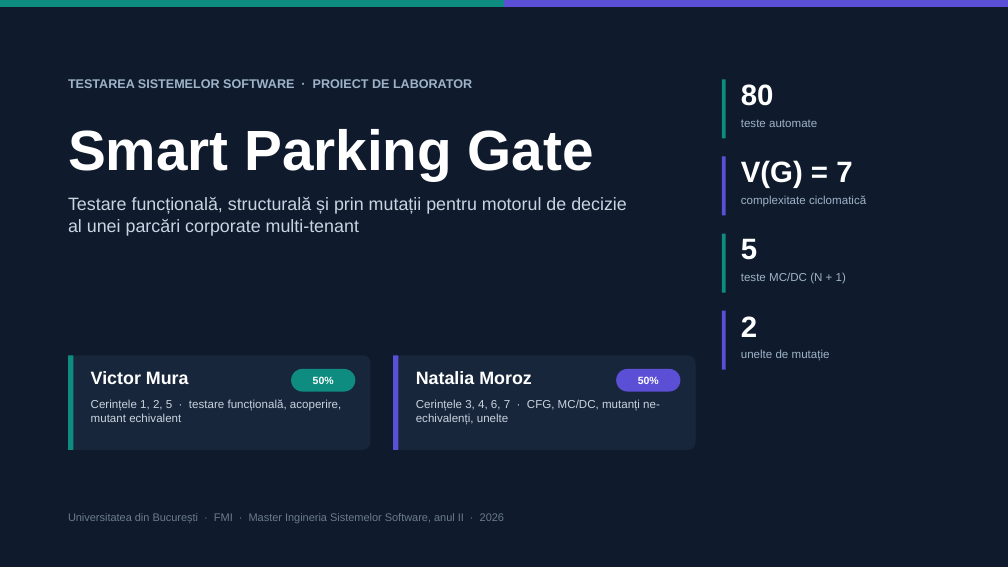
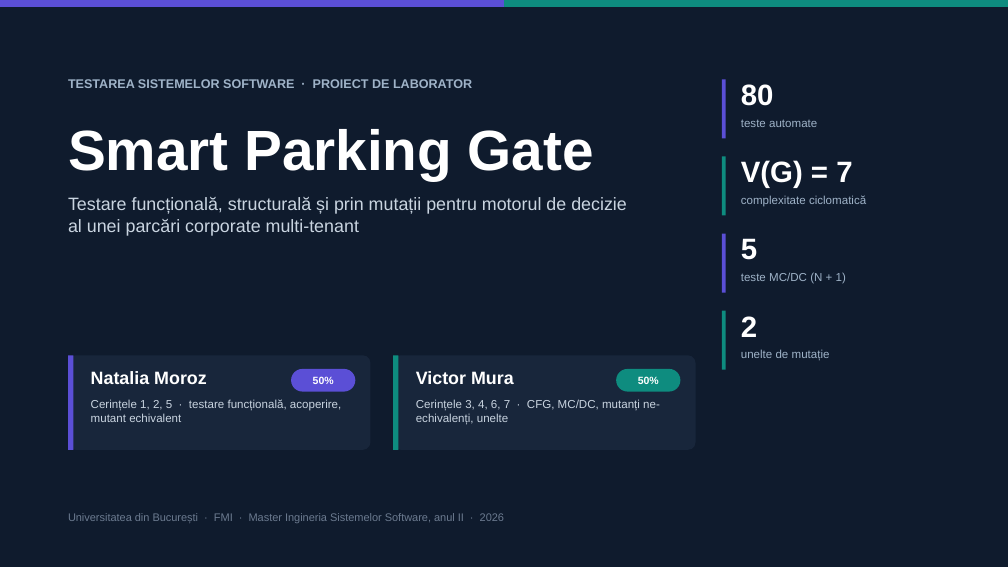
Before and after one commit to victormura/tss, a slide deck: slide 1 of proiect_laborator/docs/Prezentare_Laborator_TSS.pptx. Drawn at 1008x567 pixels with LibreOffice and Linux fonts; fonts in the diff are those of the drawing. Boxes give left, top, right and bottom in pixels: in the first picture for what was removed or moved away, otherwise in the second. Text is boxed around its words. In the diff, an @@ line names an element or a change of style, - is before the commit and + after.

Commit message:
refactor(attribution): switch Student 1 and Student 2 roles and deliverables
- Student 1 (Natalia Moroz): Requirements 1 (Functional testing), 2 (Code coverage), 5 (Equivalent mutant)
- Student 2 (Victor Mura): Requirements 3 (CFG & cyclomatic complexity), 4 (MC/DC), 6 (Non-equivalent mutants), 7 (Mutation tools)
- Synchronized presentation (PPTX & PDF), individual requirement markdown files, README.md, and AI_USAGE_LAB.md

```diff
--- a/proiect_laborator/docs/Prezentare_Laborator_TSS.pptx
+++ b/proiect_laborator/docs/Prezentare_Laborator_TSS.pptx
@@ fill #0E8C7F to #5B4FD6 in 5 elements at [291, 369, 355, 392], [0, 0, 1008, 7], [722, 79, 726, 138], [722, 234, 726, 293], [68, 355, 73, 450] @@
@@ fill #5B4FD6 to #0E8C7F in 5 elements at [616, 369, 681, 392], [504, 0, 1008, 7], [722, 157, 726, 216], [722, 311, 726, 370], [393, 355, 399, 450] @@
@@ text at [91, 371, 207, 384]: text changed @@
-Victor Mura
+Natalia Moroz
@@ text at [416, 371, 514, 384]: text changed @@
-Natalia Moroz
+Victor Mura
```
Also in this commit, not shown: 16 other slides changed, 11 other files.
